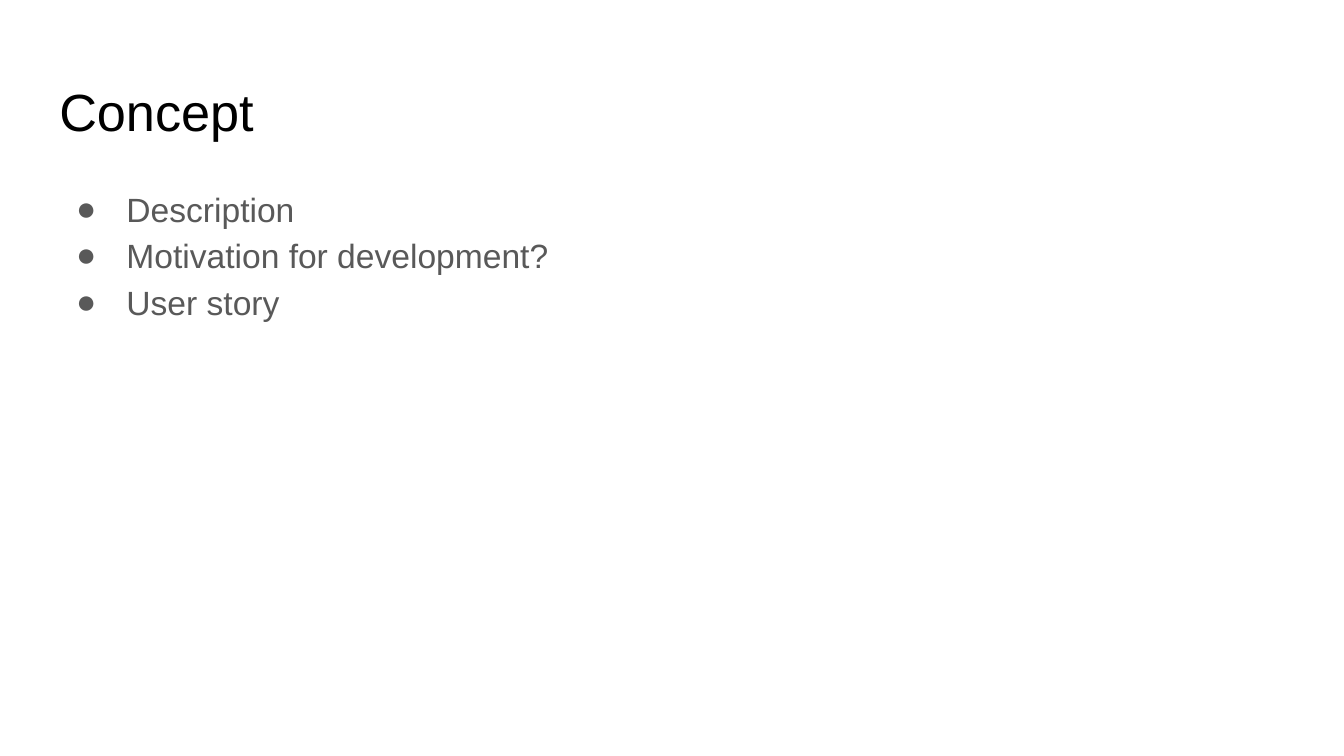
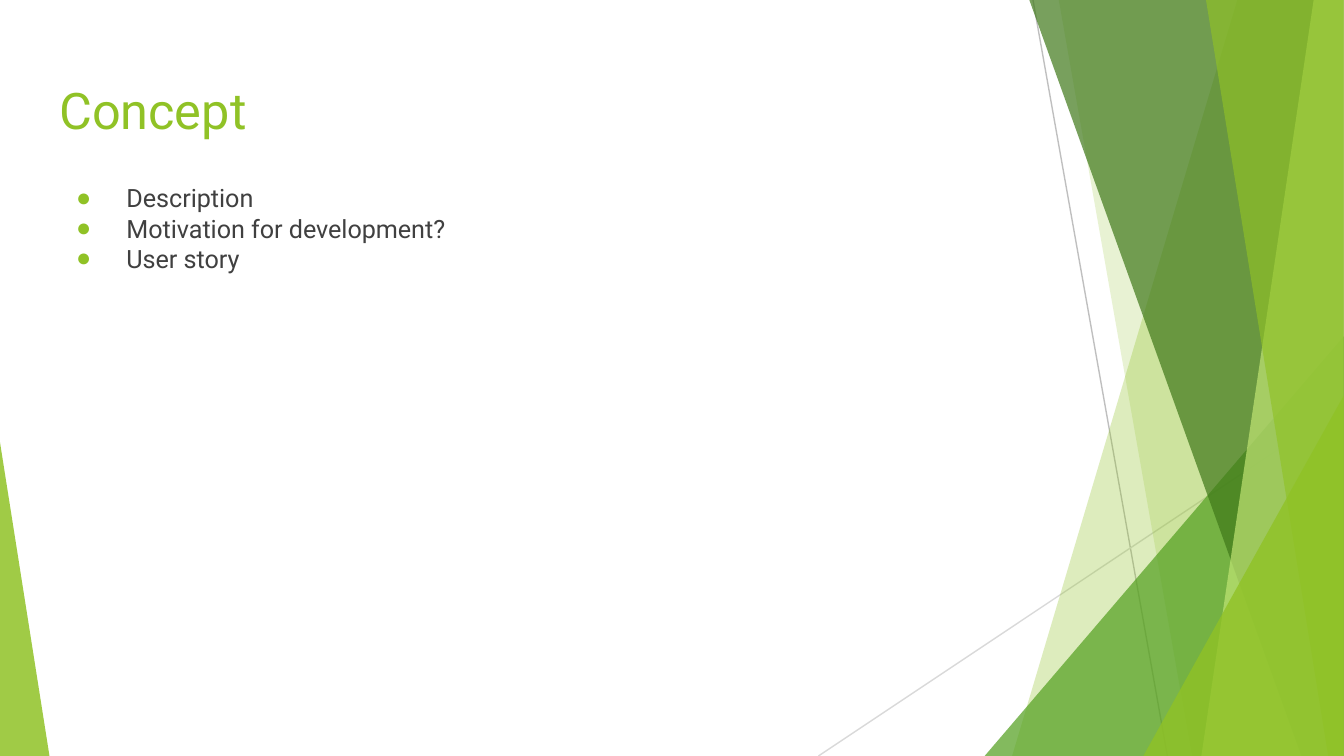
Before and after one commit to Lucis-1/P3_Tokenize, a slide deck: slide 3 of 5. Presentation/P3 Property_Finder_Presentation.pptx. Drawn at 1344x756 pixels with LibreOffice and Linux fonts; fonts in the diff are those of the drawing. Boxes give left, top, right and bottom in pixels: in the first picture for what was removed or moved away, otherwise in the second. Text is boxed around its words. In the diff, an @@ line names an element or a change of style, - is before the commit and + after.

Commit message:
20220321 Presentation update1

```diff
--- a/5. Presentation/P3 Property_Finder_Presentation.pptx
+++ b/5. Presentation/P3 Property_Finder_Presentation.pptx
@@ title "Concept" at bbox=[59, 92, 246, 140]: size 28 to 27 pt, font Arial to Roboto, text colour #000000 to #90C226 @@
@@ text "Description" at bbox=[126, 189, 445, 274]: size 18 to 13.5 pt, font Arial to Roboto, text colour #595959 to #404040; line spacing 1.15 to 1; bullet colour #595959 to #90C226 @@
@@ group added at bbox=[0, 0, 1344, 756]: 5 freeform shapes, 3 triangles, 2 lines @@
```
Also in this commit, not shown: 6 other slides changed, 1 slide added, 1 slide removed, 5 other files.
